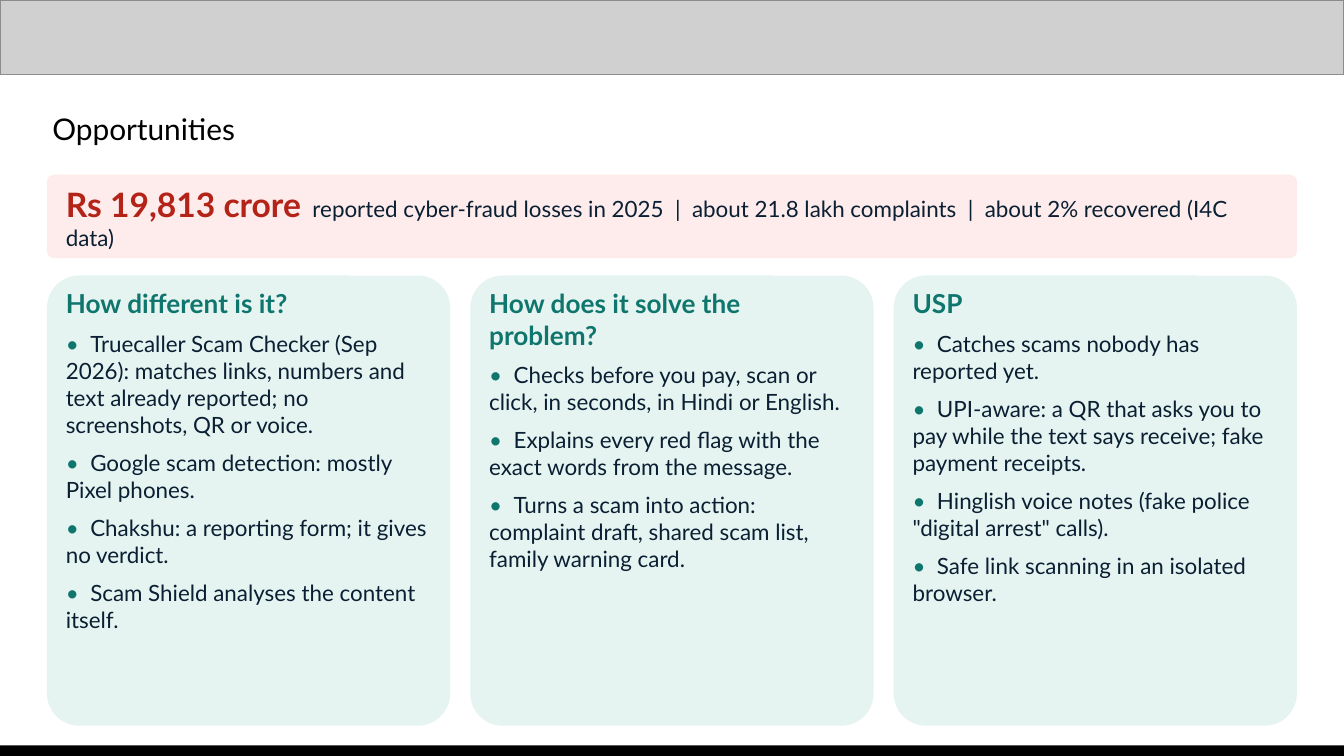
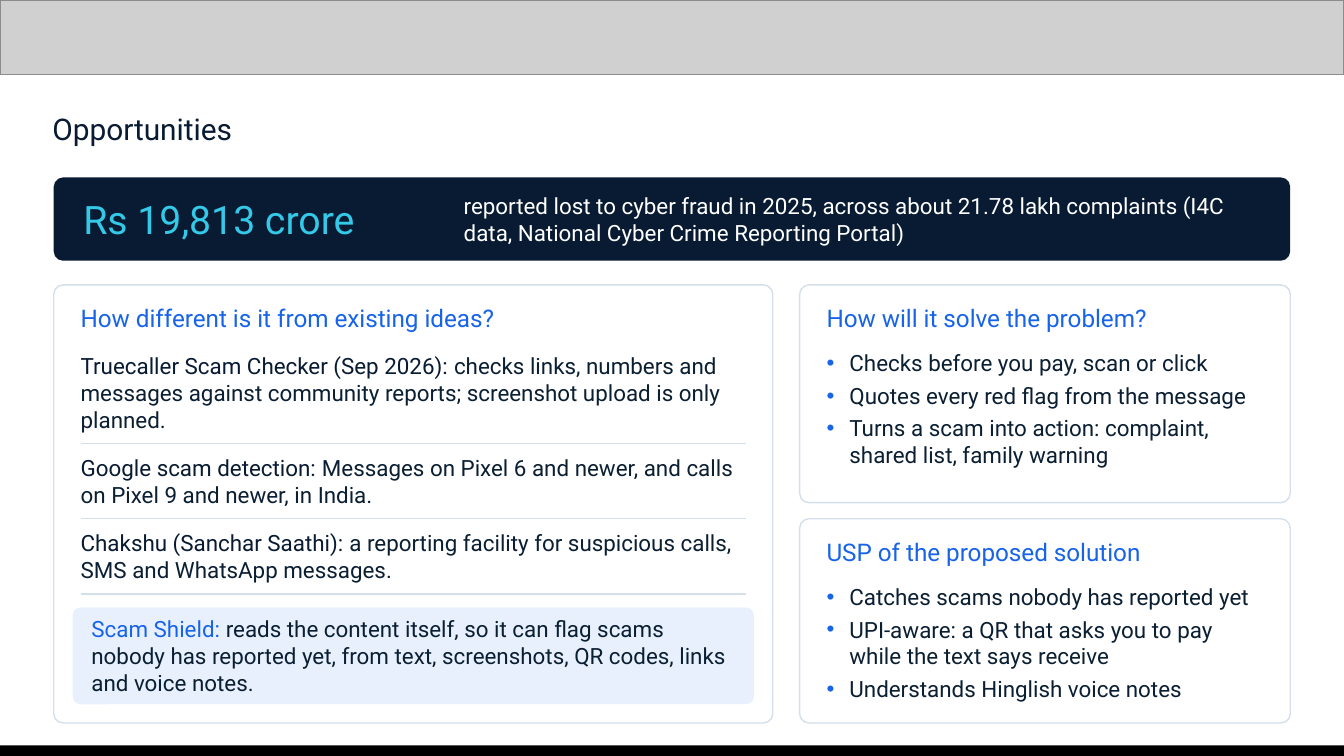
Before and after one commit to Namans12/scam-shield, a slide deck: slide 4 of docs/submission/Scam-Shield-deck.pptx. Drawn at 1344x756 pixels with LibreOffice and Linux fonts; fonts in the diff are those of the drawing; grey boxes stand for pictures. Boxes give left, top, right and bottom in pixels: in the first picture for what was removed or moved away, otherwise in the second. Text is boxed around its words. In the diff, an @@ line names an element or a change of style, - is before the commit and + after.

```diff
--- a/docs/submission/Scam-Shield-deck.pptx
+++ b/docs/submission/Scam-Shield-deck.pptx
@@ text "Opportunities" at bbox=[52, 118, 232, 146]: font Lato to Roboto, text colour #000000 to #081B32 @@
@@ rounded rectangle: place and size @@
-rounded rectangle at bbox=[47, 175, 1297, 258]
+rounded rectangle at bbox=[54, 177, 1290, 261]
@@ rounded rectangle at bbox=[54, 177, 1290, 261]: fill #FDECEB to #081B32; proportions changed @@
@@ text at bbox=[83, 205, 354, 239]: text changed; size 12 to 21 pt; font Lato to Roboto; text colour #0B1F33 to #34C9E8 @@
-Rs 19,813 crore reported cyber-fraud losses in 2025 | about 21.8 lakh complaints | about 2% recovered (I4C data)
+Rs 19,813 crore
@@ text added at bbox=[464, 196, 1224, 246], 12 pt, text #FFFFFF @@
+reported lost to cyber fraud in 2025, across about 21.78 lakh complaints (I4C data, National Cyber Crime Reporting Portal)
@@ rounded rectangle removed at bbox=[47, 276, 450, 726] @@
@@ rounded rectangle added at bbox=[54, 285, 773, 723], fill #FFFFFF, outline #D5DEEB 0.75 pt @@
@@ text removed at bbox=[66, 293, 427, 628] @@
-How different is it?
-• Truecaller Scam Checker (Sep 2026): matches links, numbers and text already reported; no screenshots, QR or voice.
-• Google scam detection: mostly Pixel phones.
-• Chakshu: a reporting form; it gives no verdict.
-• Scam Shield analyses the content itself.
@@ rounded rectangle removed at bbox=[470, 276, 874, 726] @@
@@ rounded rectangle added at bbox=[800, 285, 1290, 503], fill #FFFFFF, outline #D5DEEB 0.75 pt @@
@@ rounded rectangle removed at bbox=[894, 276, 1297, 726] @@
@@ text added at bbox=[81, 308, 495, 332], 13 pt, text #1764E8 @@
+How different is it from existing ideas?
@@ text added at bbox=[827, 308, 1146, 332], 13 pt, text #1764E8 @@
+How will it solve the problem?
@@ text added at bbox=[81, 356, 720, 433], 12 pt, text #0B1F33 @@
+Truecaller Scam Checker (Sep 2026): checks links, numbers and messages against community reports; screenshot upload is only planned.
@@ text at bbox=[849, 354, 1246, 468]: text changed; font Lato to Roboto @@
-How does it solve the problem?
-• Checks before you pay, scan or click, in seconds, in Hindi or English.
-• Explains every red flag with the exact words from the message.
-• Turns a scam into action: complaint draft, shared scam list, family warning card.
+• Checks before you pay, scan or click
+• Quotes every red flag from the message
+• Turns a scam into action: complaint, shared list, family warning
@@ line added from (81, 444) to (746, 444), #D5DEEB 0.75 pt @@
@@ text added at bbox=[81, 459, 733, 506], 12 pt, text #0B1F33 @@
+Google scam detection: Messages on Pixel 6 and newer, and calls on Pixel 9 and newer, in India.
@@ line added from (81, 519) to (746, 519), #D5DEEB 0.75 pt @@
@@ text added at bbox=[81, 533, 732, 583], 12 pt, text #0B1F33 @@
+Chakshu (Sanchar Saathi): a reporting facility for suspicious calls, SMS and WhatsApp messages.
@@ rounded rectangle added at bbox=[800, 519, 1290, 723], fill #FFFFFF, outline #D5DEEB 0.75 pt @@
@@ text added at bbox=[827, 542, 1141, 566], 13 pt, text #1764E8 @@
+USP of the proposed solution
@@ line added from (81, 594) to (746, 594), #D5DEEB 0.75 pt @@
@@ text at bbox=[849, 588, 1249, 702]: text changed; font Lato to Roboto @@
-USP
-• Catches scams nobody has reported yet.
-• UPI-aware: a QR that asks you to pay while the text says receive; fake payment receipts.
-• Hinglish voice notes (fake police "digital arrest" calls).
-• Safe link scanning in an isolated browser.
+• Catches scams nobody has reported yet
+• UPI-aware: a QR that asks you to pay while the text says receive
+• Understands Hinglish voice notes
@@ rounded rectangle added at bbox=[73, 607, 754, 704], fill #E8F0FE @@
@@ text added at bbox=[91, 620, 725, 692], 12 pt, text #0B1F33 @@
+Scam Shield: reads the content itself, so it can flag scams nobody has reported yet, from text, screenshots, QR codes, links and voice notes.
```
Also in this commit, not shown: 12 other slides changed, 1 slide added, 1 slide removed, 59 other files.
